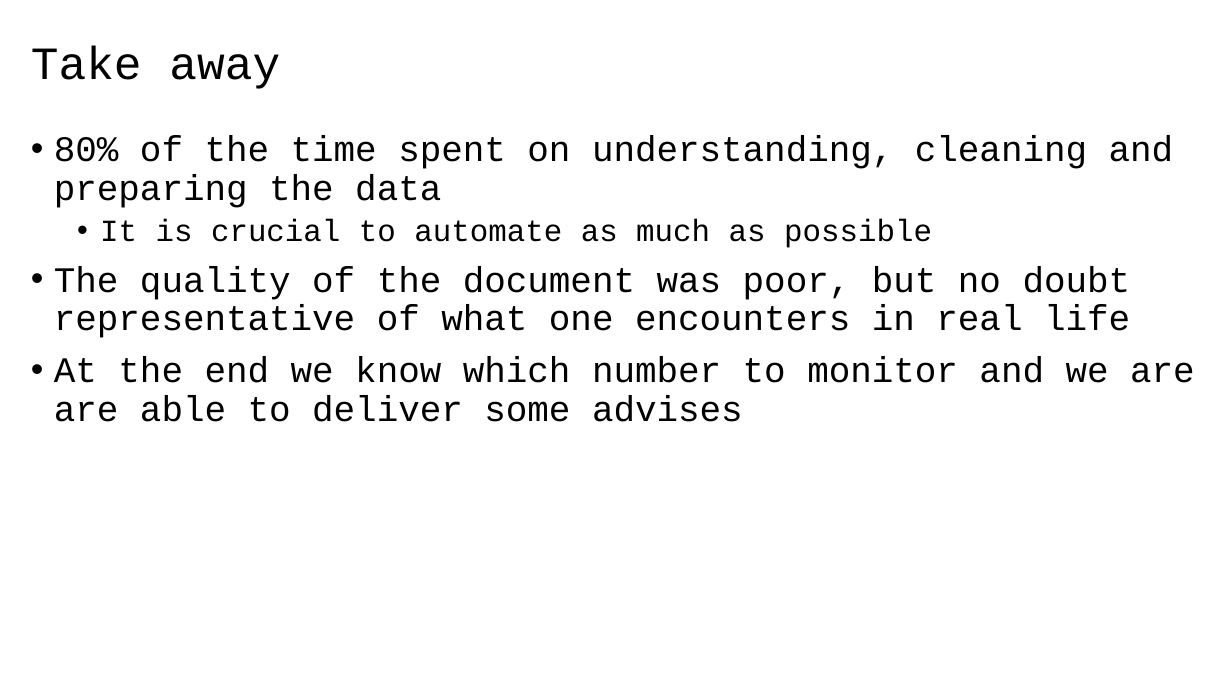
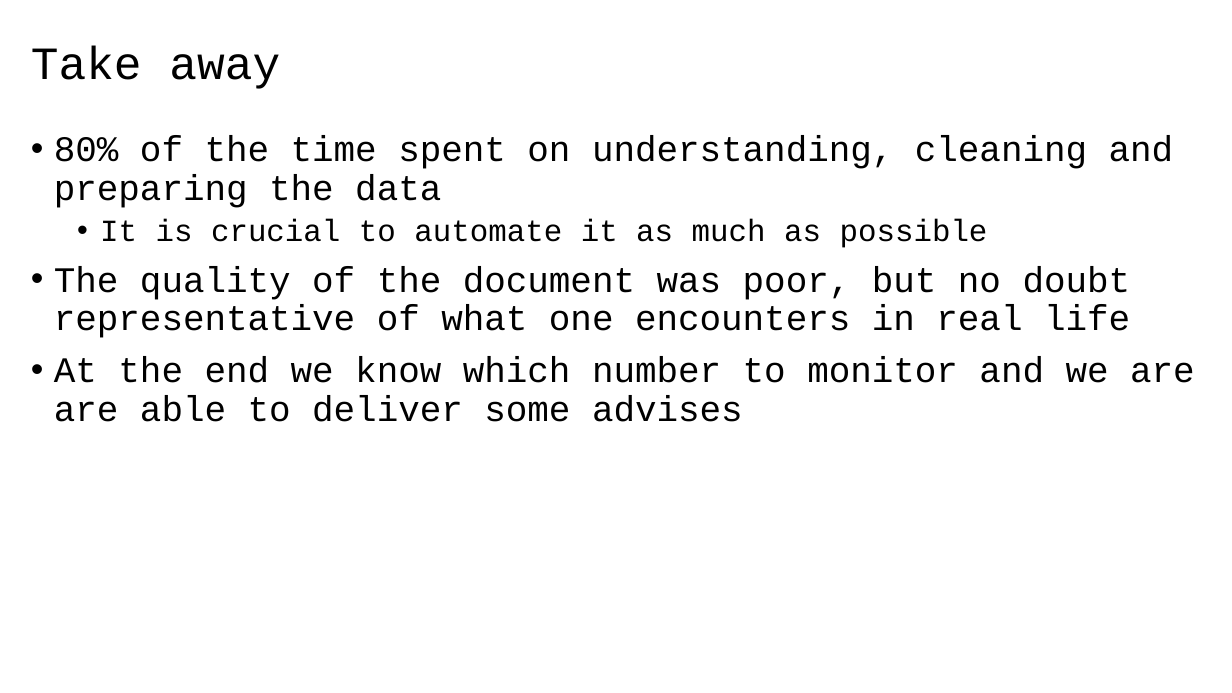
Before and after one commit to 40tude/02_Data-Science_Fullstack_march_2024, a slide deck: slide 21 of 02_EDA/99_Project_Speed_Dating/01_speed_dating_project.pptx. Drawn at 1232x693 pixels with LibreOffice and Linux fonts; fonts in the diff are those of the drawing. Boxes give left, top, right and bottom in pixels: in the first picture for what was removed or moved away, otherwise in the second. Text is boxed around its words. In the diff, an @@ line names an element or a change of style, - is before the commit and + after.

```diff
--- a/02_EDA/99_Project_Speed_Dating/01_speed_dating_project.pptx
+++ b/02_EDA/99_Project_Speed_Dating/01_speed_dating_project.pptx
@@ text at [100,219,988,248]: text changed @@
-  • It is crucial to automate as much as possible
+  • It is crucial to automate it as much as possible
```
Also in this commit, not shown: 10 other files.
